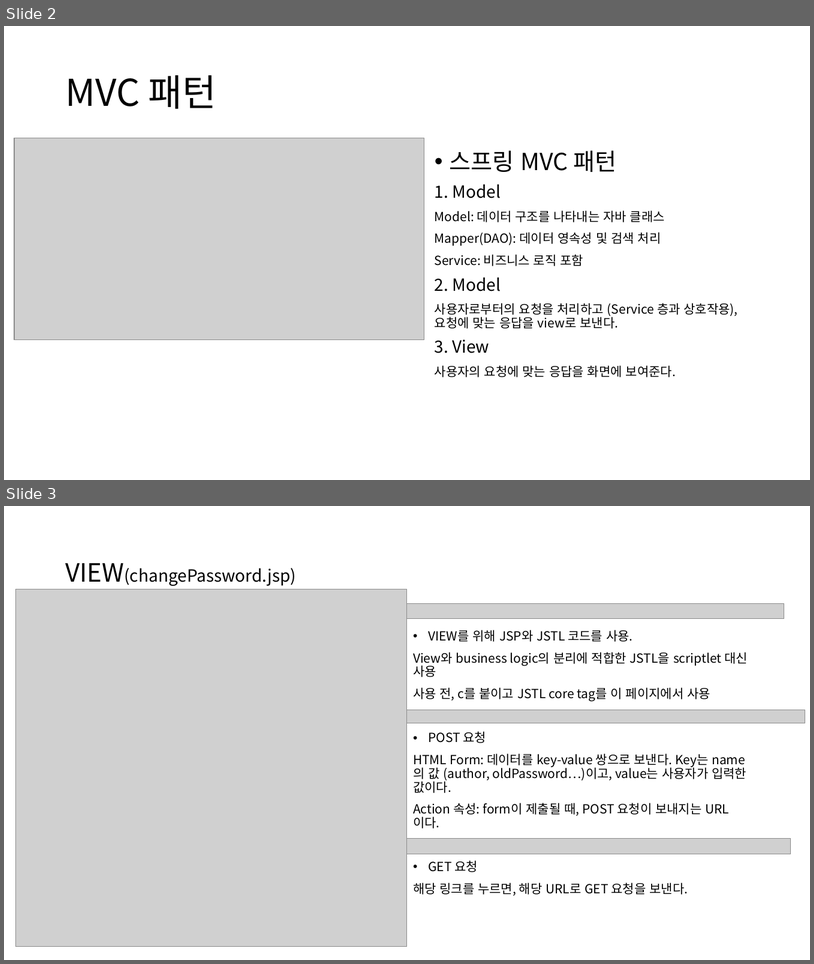
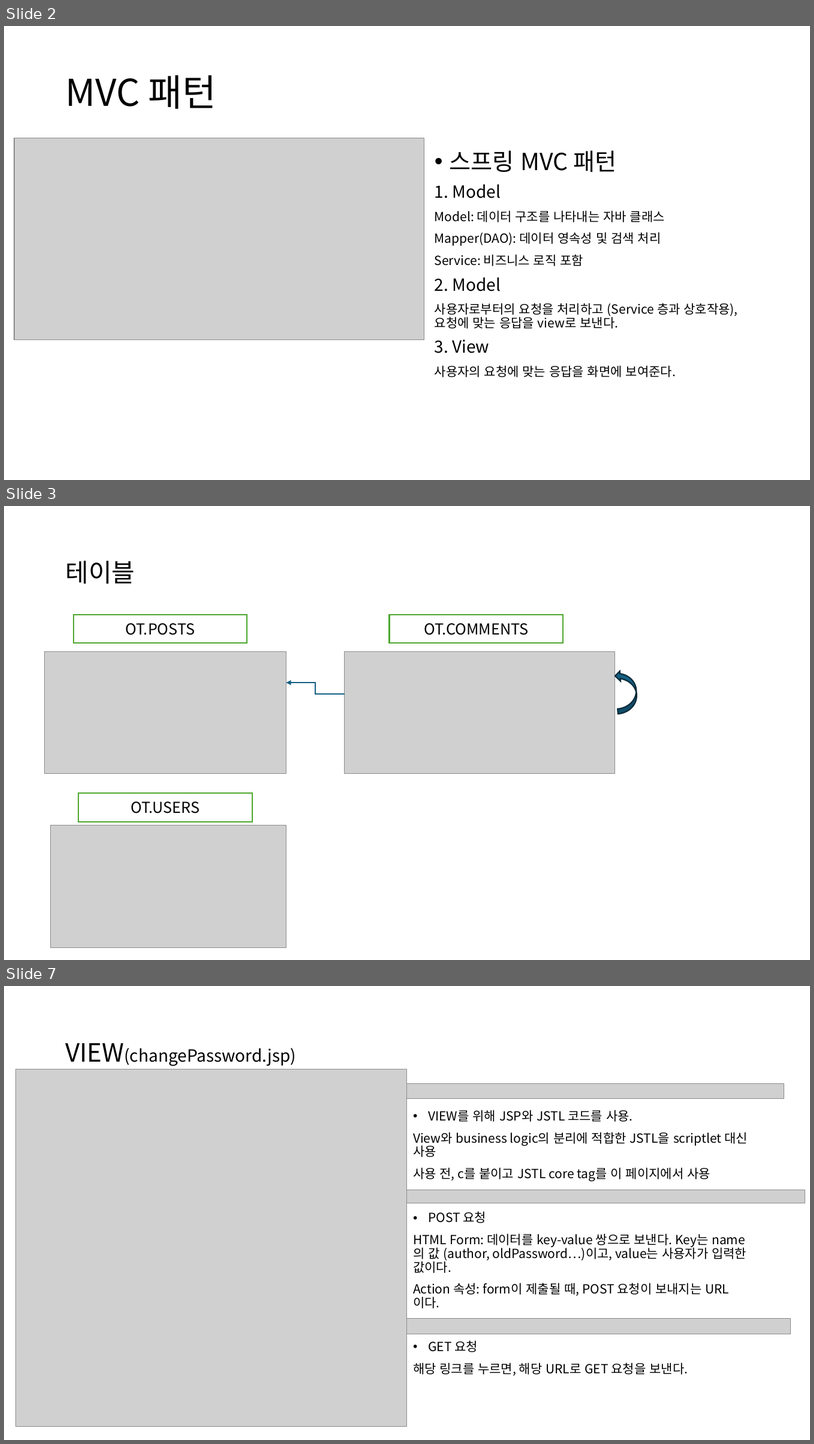
Before and after one commit to kdw1437/SpringHomework_BackEnd, a slide deck: 스프링 게시판 만들기_240821.pptx. Shown one above the other, each under a label of ours: slides 2 and 3 before the commit, slides 2, 3 and 7 after it; the slides between them are not shown. The pictures are 814x964 and 814x1444 pixels, drawn with LibreOffice and Linux fonts; fonts in the diff are those of the drawing; grey boxes stand for pictures. Boxes give left, top, right and bottom in pixels: in the first picture for what was removed or moved away, otherwise in the second. Text is boxed around its words. In the diff, an @@ line names an element or a change of style, - is before the commit and + after.

```diff
--- a/스프링 게시판 만들기_240821.pptx
+++ b/스프링 게시판 만들기_240821.pptx
@@ slide 3 added at bbox=[4, 506, 810, 960], background #FFFFFF @@
@@ title added at bbox=[65, 561, 135, 584], 30 pt, text #000000 @@
+테이블
@@ rectangle added at bbox=[74, 614, 248, 643], fill #FFFFFF, outline #4EA72E 1.5 pt, 18 pt, text #000000 @@
+OT.POSTS
@@ rectangle added at bbox=[389, 614, 564, 643], fill #FFFFFF, outline #4EA72E 1.5 pt, 18 pt, text #000000 @@
+OT.COMMENTS
@@ picture added at bbox=[45, 651, 287, 774] @@
@@ picture added at bbox=[345, 651, 615, 774] @@
@@ elbow arrow added from (345, 694) to (287, 682), #156082 1.5 pt @@
@@ curved right arrow added at bbox=[615, 669, 638, 714], fill #156082, outline #092A39 1.5 pt @@
@@ rectangle added at bbox=[78, 793, 252, 821], fill #FFFFFF, outline #4EA72E 1.5 pt, 18 pt, text #000000 @@
+OT.USERS
@@ picture added at bbox=[51, 825, 287, 948] @@
@@ what was slide 3 is now slide 7 @@
```
Also in this commit, not shown: 1 slide changed, 6 other slides added.
